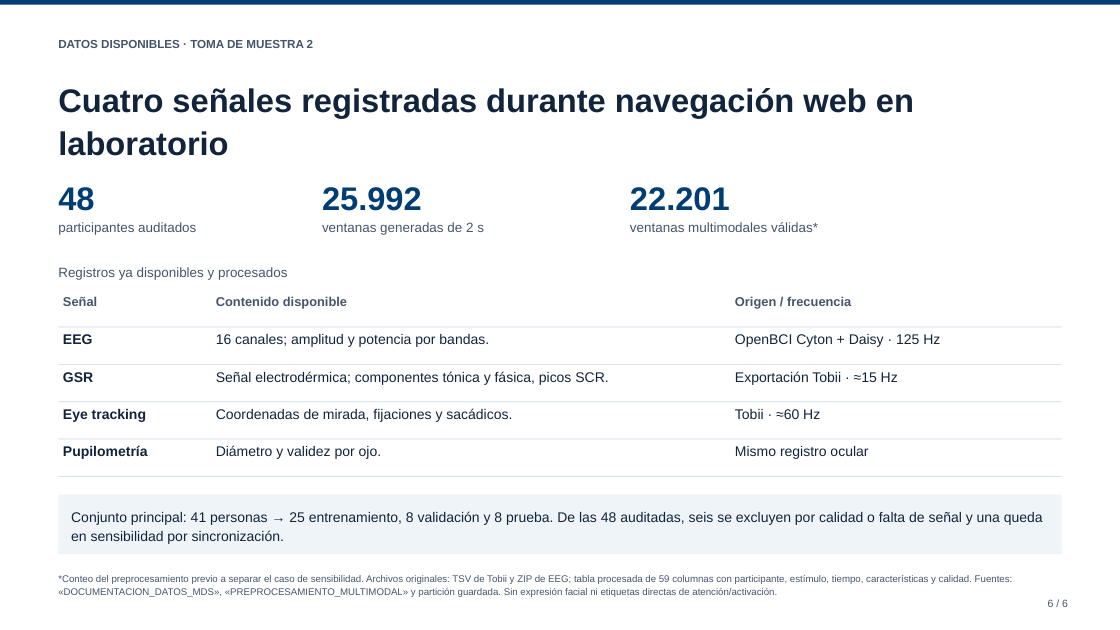
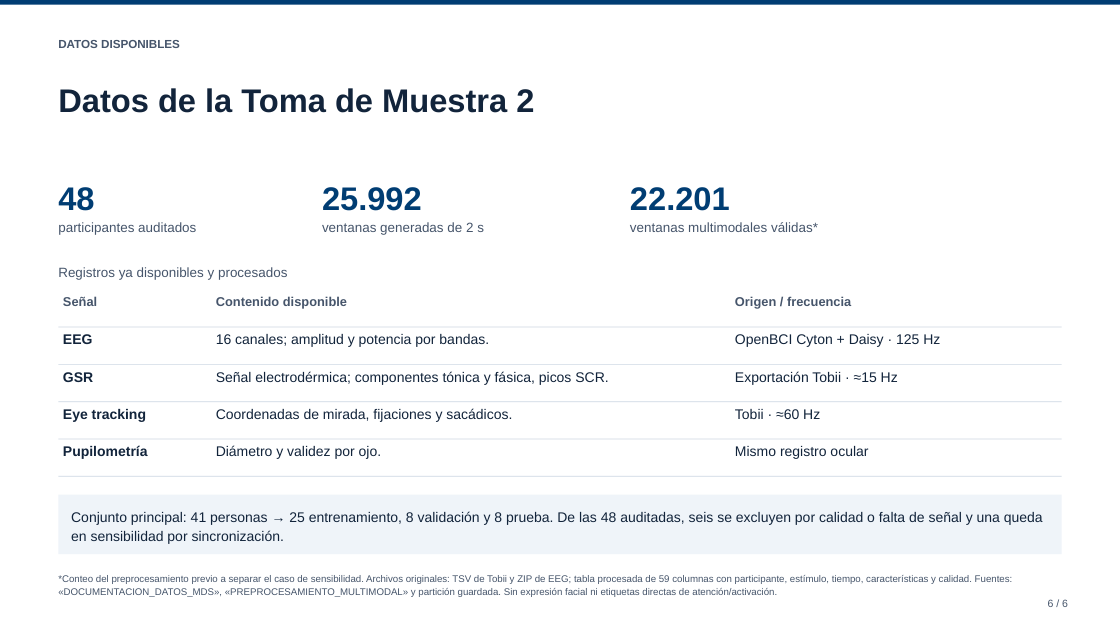
Before and after one commit to marioromero00/Tesis_MDS, a slide deck: slide 6 of presentaciones/Presentacion-Tema-Tesis-Autocontenida-20-09-2026.pptx. Drawn at 1120x630 pixels with LibreOffice and Linux fonts; fonts in the diff are those of the drawing. Boxes give left, top, right and bottom in pixels: in the first picture for what was removed or moved away, otherwise in the second. Text is boxed around its words. In the diff, an @@ line names an element or a change of style, - is before the commit and + after.

Commit message:
Simplify thesis presentation wording and preserve scientific scope

```diff
--- a/presentaciones/Presentacion-Tema-Tesis-Autocontenida-20-09-2026.pptx
+++ b/presentaciones/Presentacion-Tema-Tesis-Autocontenida-20-09-2026.pptx
@@ text at <box>58,40,180,48</box>: text changed @@
-DATOS DISPONIBLES · TOMA DE MUESTRA 2
+DATOS DISPONIBLES
@@ text at <box>58,88,534,113</box>: text changed @@
-Cuatro señales registradas durante navegación web en laboratorio
+Datos de la Toma de Muestra 2
```
Also in this commit, not shown: 5 other slides changed, 5 other files.
